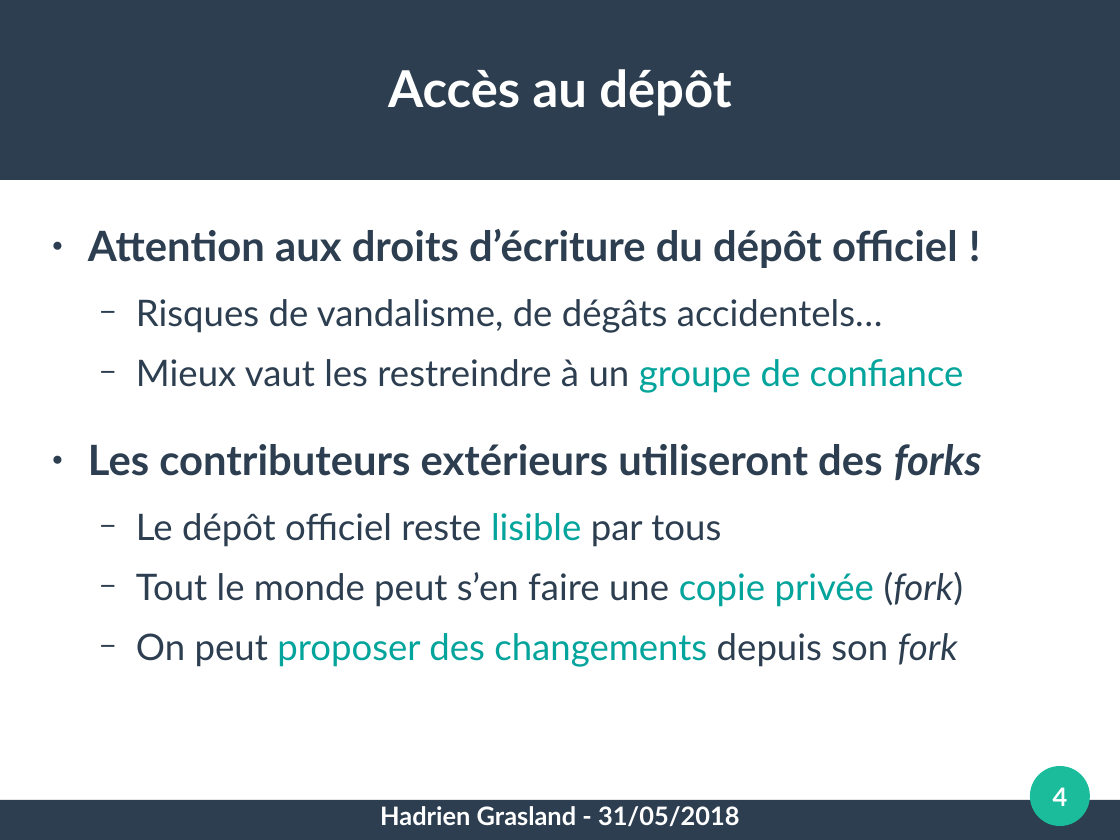
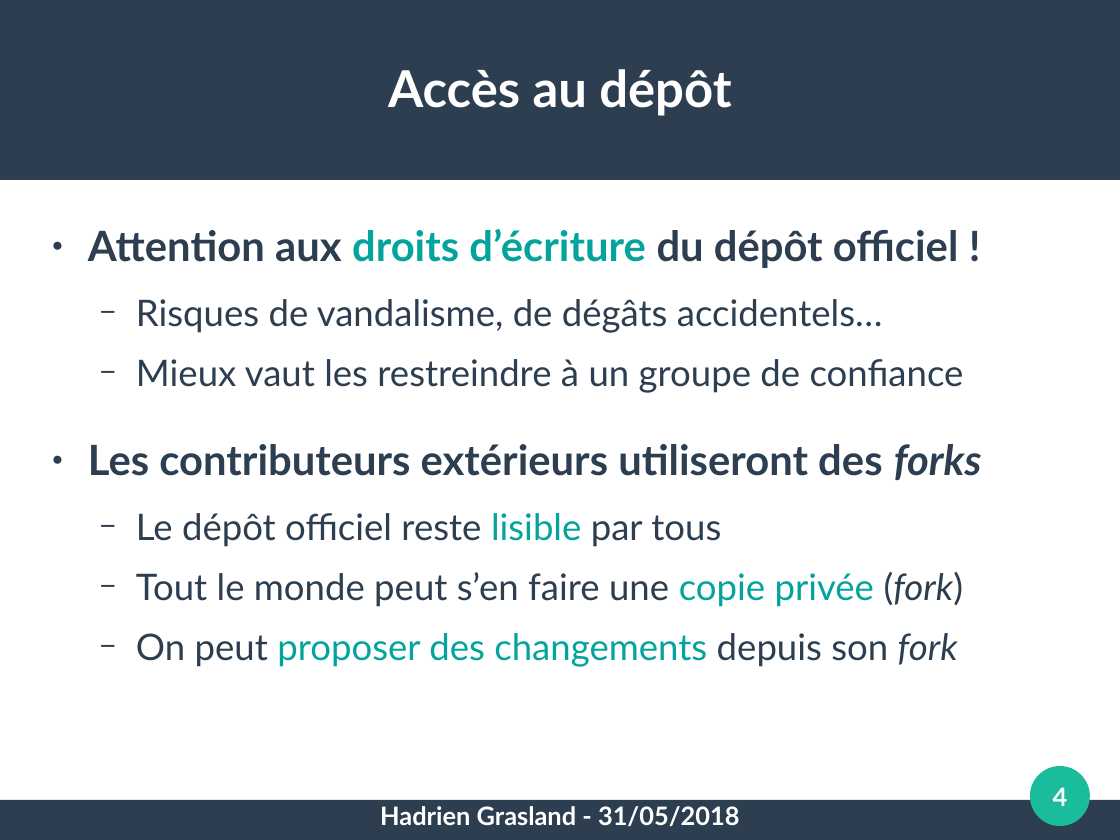
Before and after one commit to pushou/formation-git, a slide deck: slide 4 of 5-Reseau.odp. Drawn at 1120x840 pixels with LibreOffice and Linux fonts; fonts in the diff are those of the drawing. Boxes give left, top, right and bottom in pixels: in the first picture for what was removed or moved away, otherwise in the second. Text is boxed around its words. In the diff, an @@ line names an element or a change of style, - is before the commit and + after.

```diff
--- a/5-Reseau.odp
+++ b/5-Reseau.odp
@@ text at (88, 229, 964, 393): text colour #2C3E50 to #02A49C in "droits d’écriture"; text colour #02A49C to #2C3E50 in "groupe de confiance" @@
```
Also in this commit, not shown: 5 other files.
